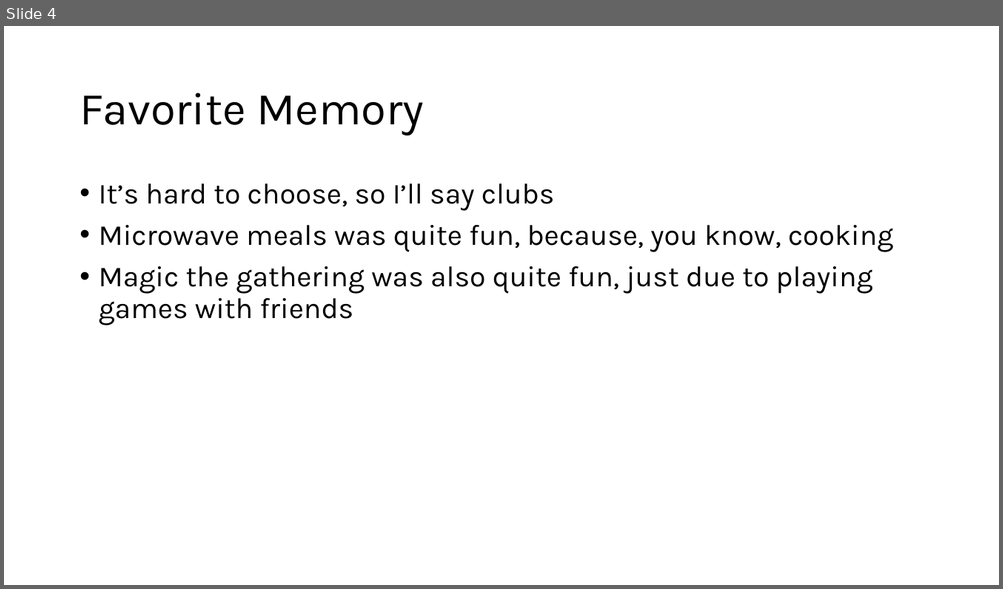
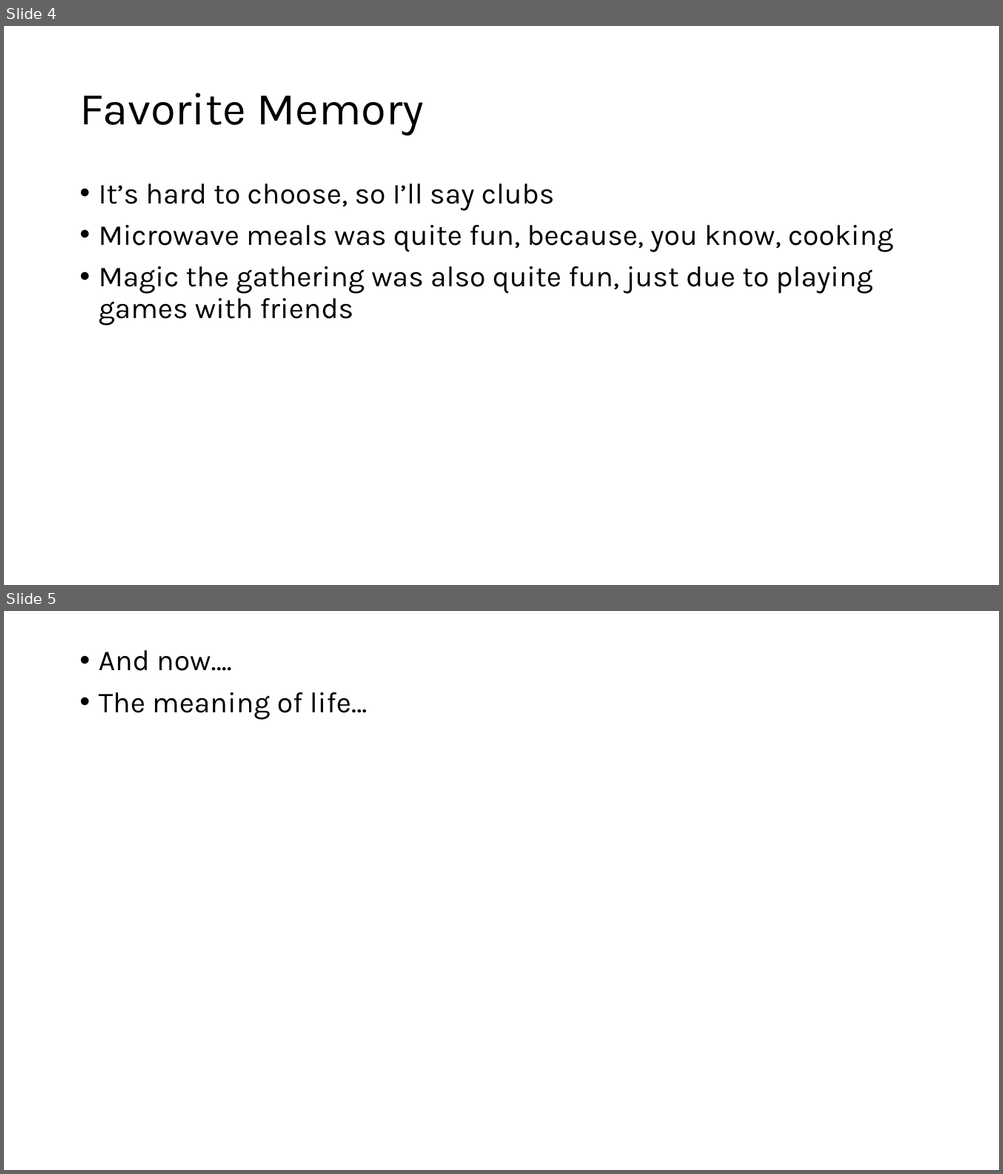
Before and after one commit to CTH-npitx/Presentations, a slide deck: Fall 2025/Fall 2025 Presentation.pptx. Shown one above the other, each under a label of ours: slide 4 before the commit, slides 4 and 5 after it. The pictures are 1003x589 and 1003x1174 pixels, drawn with LibreOffice and Linux fonts; fonts in the diff are those of the drawing. Boxes give left, top, right and bottom in pixels: in the first picture for what was removed or moved away, otherwise in the second. Text is boxed around its words. In the diff, an @@ line names an element or a change of style, - is before the commit and + after.

```diff
--- a/Fall 2025/Fall 2025 Presentation.pptx
+++ b/Fall 2025/Fall 2025 Presentation.pptx
@@ slide 5 added at (4,611,999,1170), background #FFFFFF @@
@@ text added at (99,650,367,720), 28 pt, text #000000 @@
+• And now….
+• The meaning of life…
```
Also in this commit, not shown: 1 other slide added.
